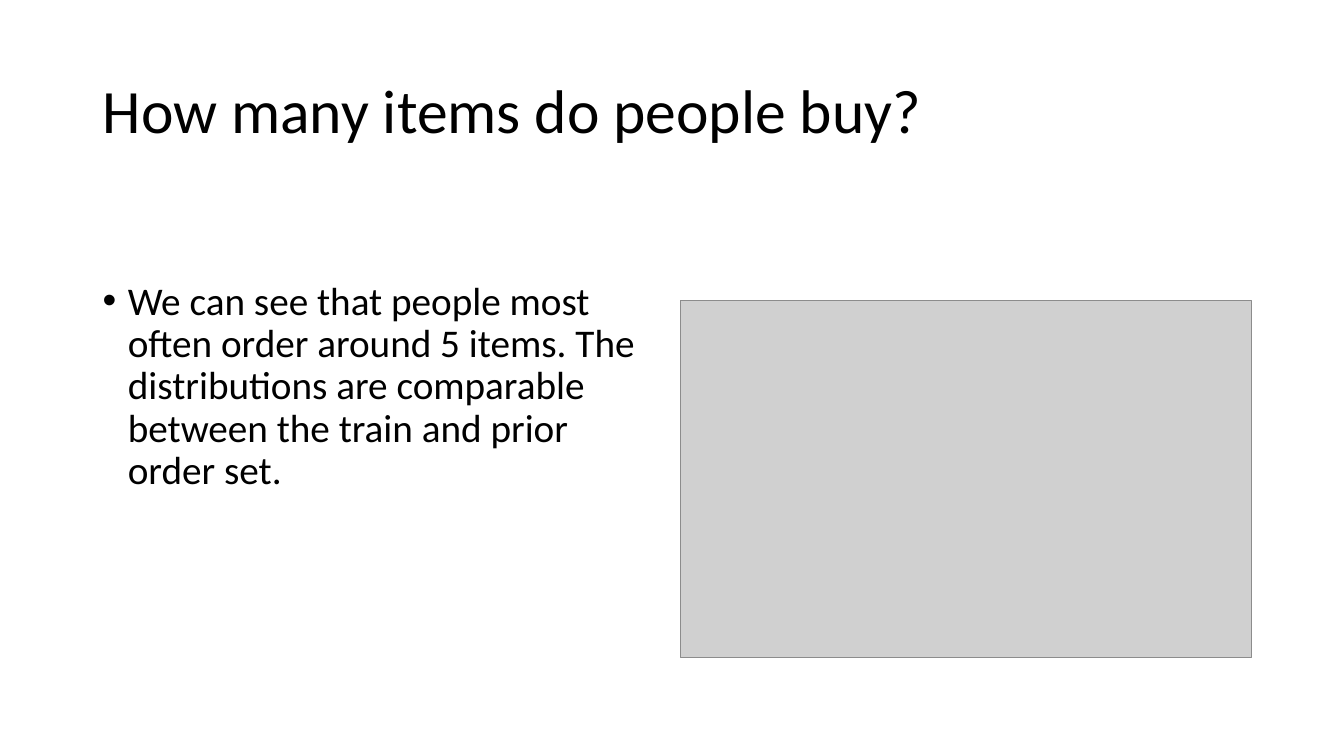
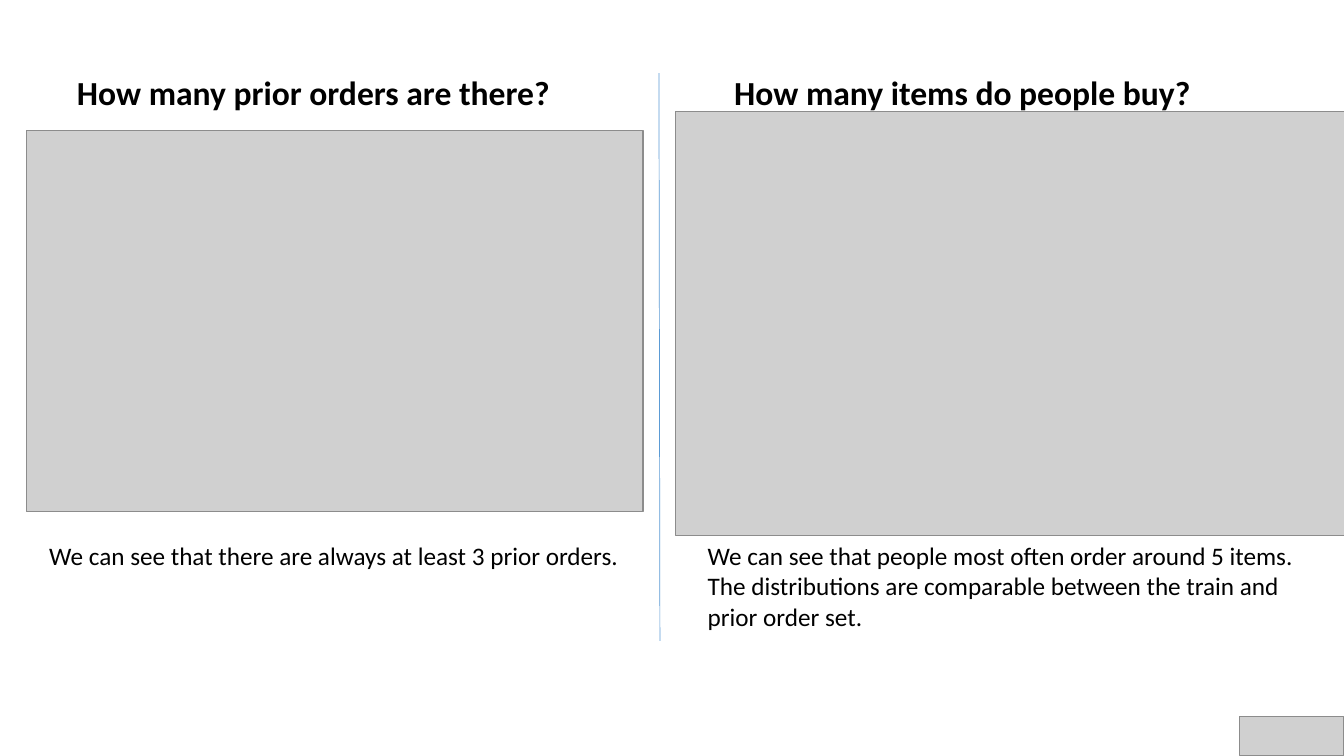
Before and after one commit to nairPrashant/InstaDataScience, a slide deck: slide 10 of Report/Presentation.pptx (slide 5 before the commit). Drawn at 1344x756 pixels with LibreOffice and Linux fonts; fonts in the diff are those of the drawing; grey boxes stand for pictures. Boxes give left, top, right and bottom in pixels: in the first picture for what was removed or moved away, otherwise in the second. Text is boxed around its words. In the diff, an @@ line names an element or a change of style, - is before the commit and + after.

```diff
--- a/Report/Presentation.pptx
+++ b/Report/Presentation.pptx
@@ text "How many items do people ..." moved from (x1=103, y1=90, x2=921, y2=143) to (x1=734, y1=81, x2=1190, y2=113) @@
@@ text "How many items do people ..." at (x1=734, y1=81, x2=1190, y2=113): size 44 to 24 pt, bold on; more space between paragraphs; vertical alignment middle to bottom @@
@@ text added at (x1=77, y1=81, x2=550, y2=111), 24 pt, text #000000, bold @@
+How many prior orders are there?
@@ line added from (659, 74) to (660, 641), #5B9BD5 0.5 pt @@
@@ picture resized from (x1=681, y1=300, x2=1252, y2=657) to (x1=677, y1=112, x2=1344, y2=535) @@
@@ picture added at (x1=26, y1=131, x2=643, y2=512) @@
@@ text "We can see that people ..." moved from (x1=128, y1=287, x2=634, y2=485) to (x1=708, y1=547, x2=1293, y2=630) @@
@@ text "We can see that people ..." at (x1=708, y1=547, x2=1293, y2=630): size 28 to 18 pt; bullet • to none; line spacing 0.9 to 1; less space between paragraphs @@
@@ text added at (x1=49, y1=547, x2=618, y2=569), 18 pt, text #000000 @@
+We can see that there are always at least 3 prior orders.
@@ picture added at (x1=1240, y1=716, x2=1344, y2=756) @@
```
Also in this commit, not shown: 7 other slides changed, 26 slides added, 4 slides removed, 1 other file.
